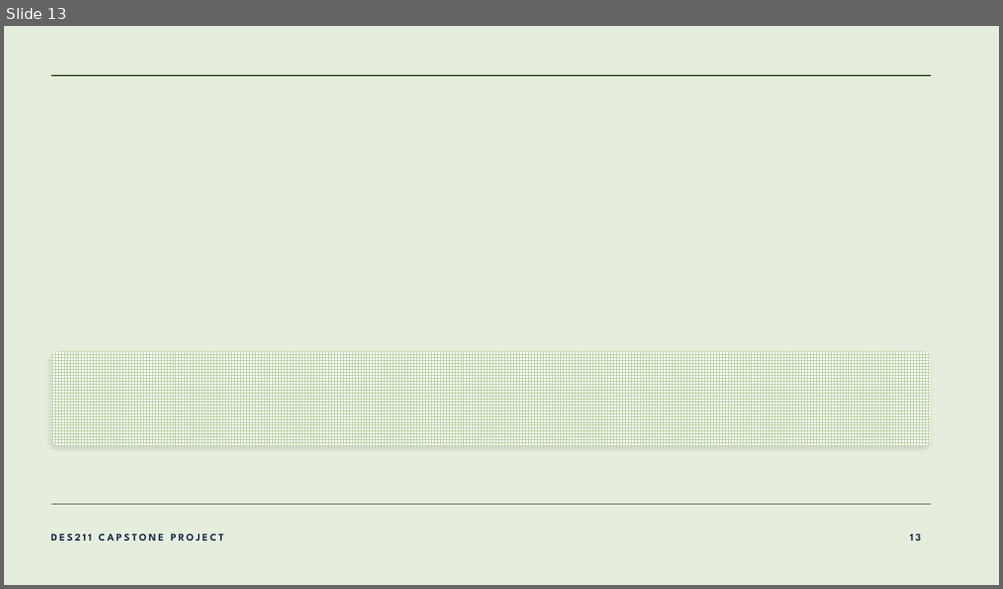
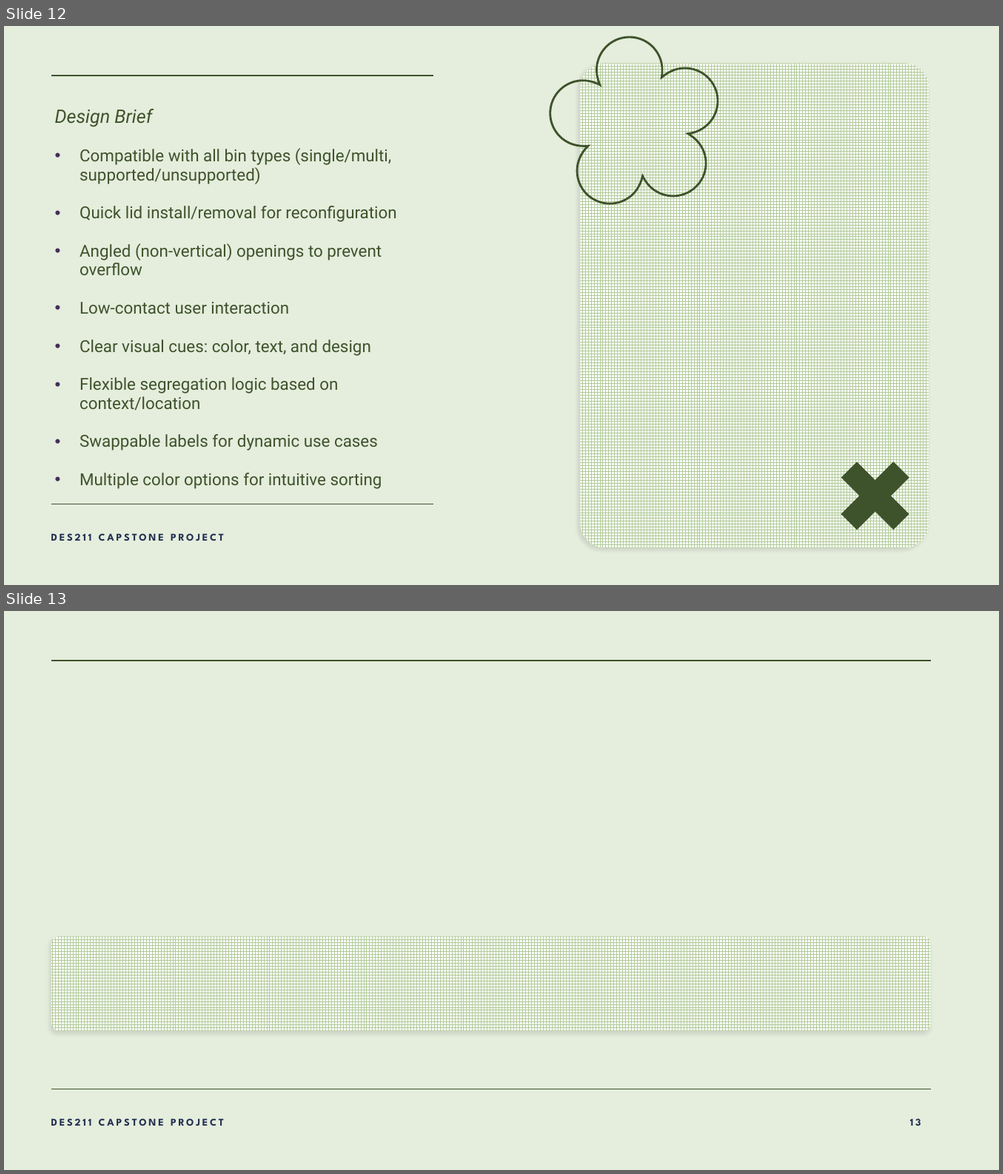
Before and after one commit to lalitm1004/DES211-CCD, a slide deck: presentation.pptx. Shown one above the other, each under a label of ours: slide 13 before the commit, slides 12 and 13 after it. The pictures are 1003x589 and 1003x1174 pixels, drawn with LibreOffice and Linux fonts; fonts in the diff are those of the drawing; background and template pictures are left out. Boxes give left, top, right and bottom in pixels: in the first picture for what was removed or moved away, otherwise in the second. Text is boxed around its words. In the diff, an @@ line names an element or a change of style, - is before the commit and + after.

```diff
--- a/presentation.pptx
+++ b/presentation.pptx
@@ slide 12 added at (x1=4, y1=26, x2=999, y2=585), background #E5EDDD @@
@@ freeform shape added at (x1=550, y1=37, x2=718, y2=204), outline #3E532A 2 pt @@
@@ rounded rectangle added at (x1=580, y1=63, x2=928, y2=548), fill pattern #B0CA98 on #FFFFFF @@
@@ line added from (52, 76) to (434, 76), #3E532A 1 pt @@
@@ text added at (x1=55, y1=109, x2=396, y2=489), 16 pt, text #3E532A @@
+Design Brief
+• Compatible with all bin types (single/multi, supported/unsupported)
+• Quick lid install/removal for reconfiguration
+• Angled (non-vertical) openings to prevent overflow
+• Low-contact user interaction
+• Clear visual cues: color, text, and design
+• Flexible segregation logic based on context/location
+• Swappable labels for dynamic use cases
+• Multiple color options for intuitive sorting
@@ plus added at (x1=823, y1=444, x2=928, y2=548), fill #3E532A @@
@@ line added from (52, 505) to (434, 505), #3E532A 1 pt @@
@@ text added at (x1=51, y1=534, x2=224, y2=541), 10 pt, text #222F51, bold @@
+DES211 CAPSTONE PROJECT
```
Also in this commit, not shown: 3 slides changed, 2 other slides added, 2 slides removed.
